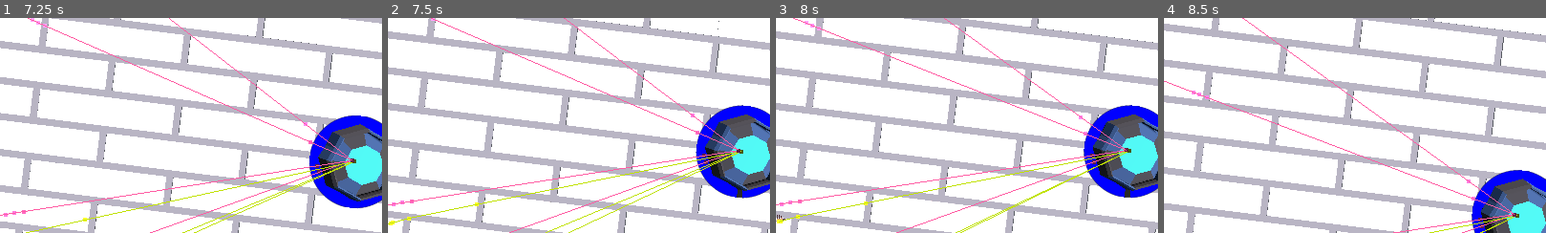
Above: before the commit, frames 1-4 (left to right).
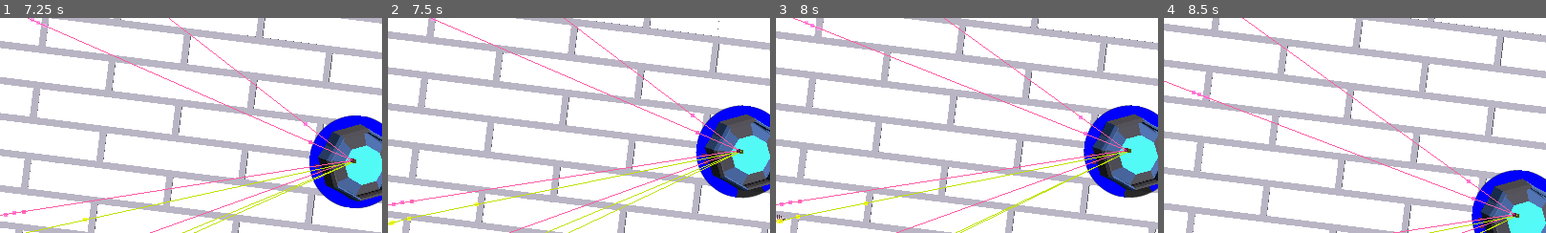
Above: after the commit, the same moments.

Repository: Degenerate-Games/psgamejam16
Game: Godot game, scene res://scenes/room.tscn
The game is run twice, just before and just after one commit, with the same random seed, the same clock (stepped at 60 frames per second) and the same inputs.
Inputs (mouse positions are % of the whole screen's width and height, from its top left):
- Up to frame 1 (7.25 s): move the mouse to (72, 45) at 0.52 s; hold S (camera_backward) 0.53-1.28 s; click (72, 45) at 0.67 s; move the mouse to (30, 55) at 1.27 s; tap W (camera_forward) at 1.35 s; click (30, 55) at 1.42 s; move the mouse to (60, 28) at 2.02 s; hold A (camera_left) 2.03-2.78 s; click (60, 28) at 2.17 s; move the mouse to (45, 70) at 2.77 s; tap D (camera_right) at 2.85 s; click (45, 70) at 2.92 s; move the mouse to (80, 65) at 3.52 s; hold Right mouse button (camera_rotate) 3.53-4.28 s; click (80, 65) at 3.67 s; move the mouse to (20, 35) at 4.27 s; tap Q (camera_rotate_left) at 4.35 s; click (20, 35) at 4.42 s; move the mouse to (55, 50) at 5.02 s; tap E (camera_rotate_right) at 5.1 s; click (55, 50) at 5.17 s; move the mouse to (35, 25) at 5.77 s; tap Mouse wheel up (camera_zoom_in) at 5.85 s; click (35, 25) at 5.92 s; move the mouse to (72, 45) at 6.52 s; tap Mouse wheel down (camera_zoom_out) at 6.6 s; click (72, 45) at 6.67 s
- Up to frame 2 (7.5 s): move the mouse to (30, 55) at 7.27 s; tap S (camera_backward) at 7.35 s; click (30, 55) at 7.42 s
- Up to frame 3 (8 s): no input
- Up to frame 4 (8.5 s): move the mouse to (60, 28) at 8.02 s; hold W (camera_forward) from 8.03 s (still down); click (60, 28) at 8.17 s
The pictures show only the part of the screen within x 50-100%, y 50-100%; the shares and areas given below are measured in that part.

Frame 1 is identical in both runs. In frame 2, 0.2% of the frame differs, in the area x 92-99%, y 78-84%; in frame 3, 0.2%; in frame 4, nothing differs.

Commit message:
Implement health component

Diff:
--- a/PestWars/scenes/components/health_component.tscn
+++ b/PestWars/scenes/components/health_component.tscn
@@ -10,6 +10,11 @@
 transform = Transform3D(1, 0, 0, 0, -4.37114e-08, 1, 0, -1, -4.37114e-08, 0, 0, 0)
 texture = SubResource("ViewportTexture_7kbqi")
 script = ExtResource("1_ue0ia")
+base_health = null
+health_multiplier = null
+health_color = null
+base_heal_rate = null
+heal_rate_multiplier = null
 
 [node name="SubViewport" type="SubViewport" parent="."]
 transparent_bg = true
@@ -24,3 +29,7 @@
 texture_progress = ExtResource("2_lalc7")
 tint_under = Color(0.0941176, 0.0941176, 0.0941176, 0.905882)
 tint_progress = Color(0.886275, 0, 0, 1)
+
+[node name="Timer" type="Timer" parent="."]
+
+[connection signal="timeout" from="Timer" to="." method="_on_timer_timeout"]
--- a/PestWars/scripts/components/health_component.gd
+++ b/PestWars/scripts/components/health_component.gd
@@ -1,21 +1,73 @@
 extends Node3D
 class_name HealthComponent
 
-@export var MAX_HEALTH: float = 10.0
+
+@export var base_health: float = 10.0
+@export var health_multiplier: float = 1.0
 @export var health_color: Color = Color(0, 0, 1, 1)
+@export var base_heal_rate: float = 1.0
+@export var heal_rate_multiplier: float = 1.0
+
 var health: float
 
 @onready var health_bar: TextureProgressBar = $SubViewport/TextureProgressBar
+@onready var heal_timer: Timer = $Timer
+
+signal can_heal
+
 
 # Called when the node enters the scene tree for the first time.
 func _ready() -> void:
-	health = MAX_HEALTH
-	health_bar.value = 100
+	health = get_max_health()
 	health_bar.tint_progress = health_color
+	update_health_bar()
+	heal_timer.wait_time = 1.0 / get_heal_rate()
+	heal_timer.start()
+
+func get_max_health() -> float:
+	return base_health * health_multiplier
+
+
+func get_heal_rate() -> float:
+	return base_heal_rate * heal_rate_multiplier
+
+func set_health_multiplier(multiplier: float) -> void:
+	health_multiplier = multiplier
+	update_health_bar()
+
+
+func set_heal_rate_multiplier(multiplier: float) -> void:
+	heal_rate_multiplier = multiplier
+	var percentage_complete = heal_timer.time_left / heal_timer.wait_time
+	var new_wait_time = 1.0 / get_heal_rate()
+	heal_timer.wait_time = new_wait_time * (1 - percentage_complete)
+	if heal_timer.is_stopped():
+		heal_timer.start()
+
+
+func is_hurt() -> bool:
+	return health < get_max_health()
+
+
+func heal(amount: float) -> void:
+	health += amount
+	if health > get_max_health():
+		health = get_max_health()
+	update_health_bar()
 
 
 func damage(amount: float) -> void:
+	print("Taking damage:", amount)
 	health -= amount
-	health_bar.value = health / MAX_HEALTH * 100
+	update_health_bar()
 	if health <= 0:
 		get_parent().queue_free()
+
+
+func update_health_bar() -> void:
+	health_bar.max_value = get_max_health()
+	health_bar.value = health
+
+
+func _on_timer_timeout() -> void:
+	can_heal.emit()
